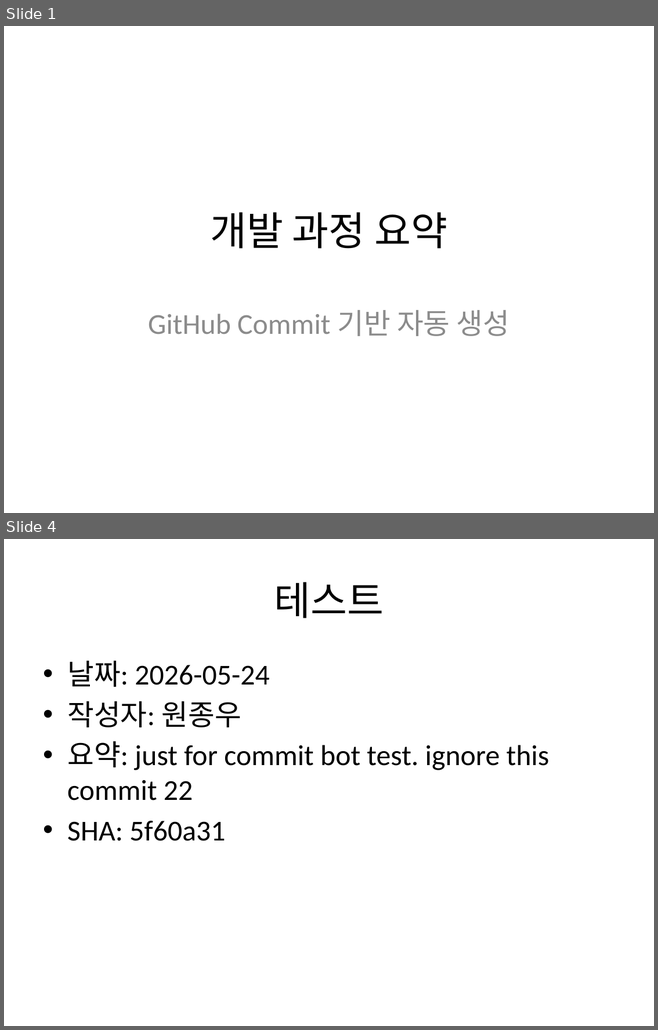
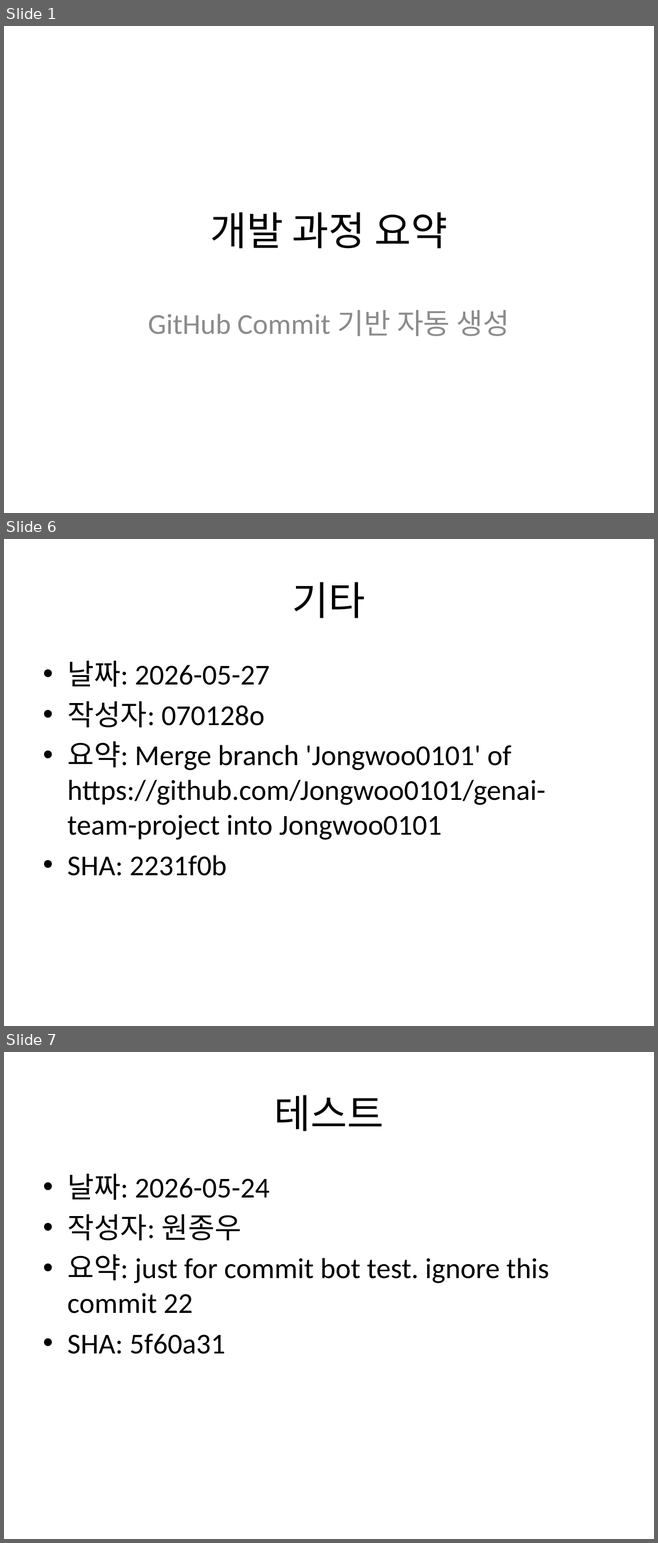
Before and after one commit to Jongwoo0101/worksight-commit-bot, a slide deck: data/commit_report.pptx. Shown one above the other, each under a label of ours: slides 1 and 4 before the commit, slides 1, 6 and 7 after it; the slides between them are not shown. The pictures are 658x1030 and 658x1543 pixels, drawn with LibreOffice and Linux fonts; fonts in the diff are those of the drawing. Boxes give left, top, right and bottom in pixels: in the first picture for what was removed or moved away, otherwise in the second. Text is boxed around its words. In the diff, an @@ line names an element or a change of style, - is before the commit and + after.

Commit message:
feat: target repo 신규 커밋 3건 반영 - work woojin!! hurry up 작성자: 070128o 코드: 734943d - Merge branch 'Jongwoo0101' of https://github.com/Jongwoo0101/genai-team-project into Jongwoo0101 작성자: 070128o 코드: 2231f0b - work woojin!! 작성자: 070128o 코드: 65fcc69

```diff
--- a/data/commit_report.pptx
+++ b/data/commit_report.pptx
@@ slide 6 added at <box>4,539,654,1026</box>, background #FFFFFF @@
@@ title added at <box>292,582,365,618</box>, 44 pt, text #000000 @@
+기타
@@ text added at <box>67,661,545,876</box>, 32 pt, text #000000 @@
+• 날짜: 2026-05-27
+• 작성자: 070128o
+• 요약: Merge branch 'Jongwoo0101' of https://github.com/Jongwoo0101/genai-team-project into Jongwoo0101
+• SHA: 2231f0b
@@ what was slide 4 is now slide 7 @@
```
Also in this commit, not shown: 2 slides changed, 2 other slides added, 3 other files.
